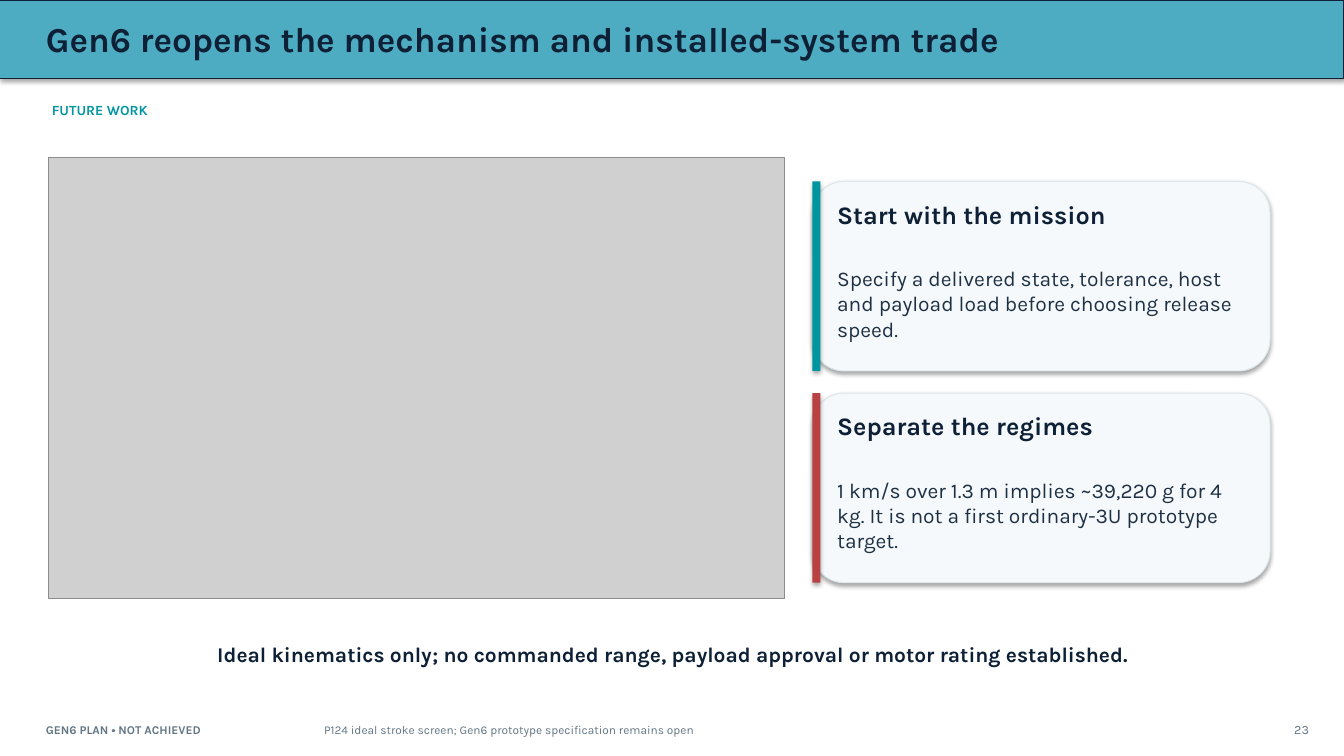
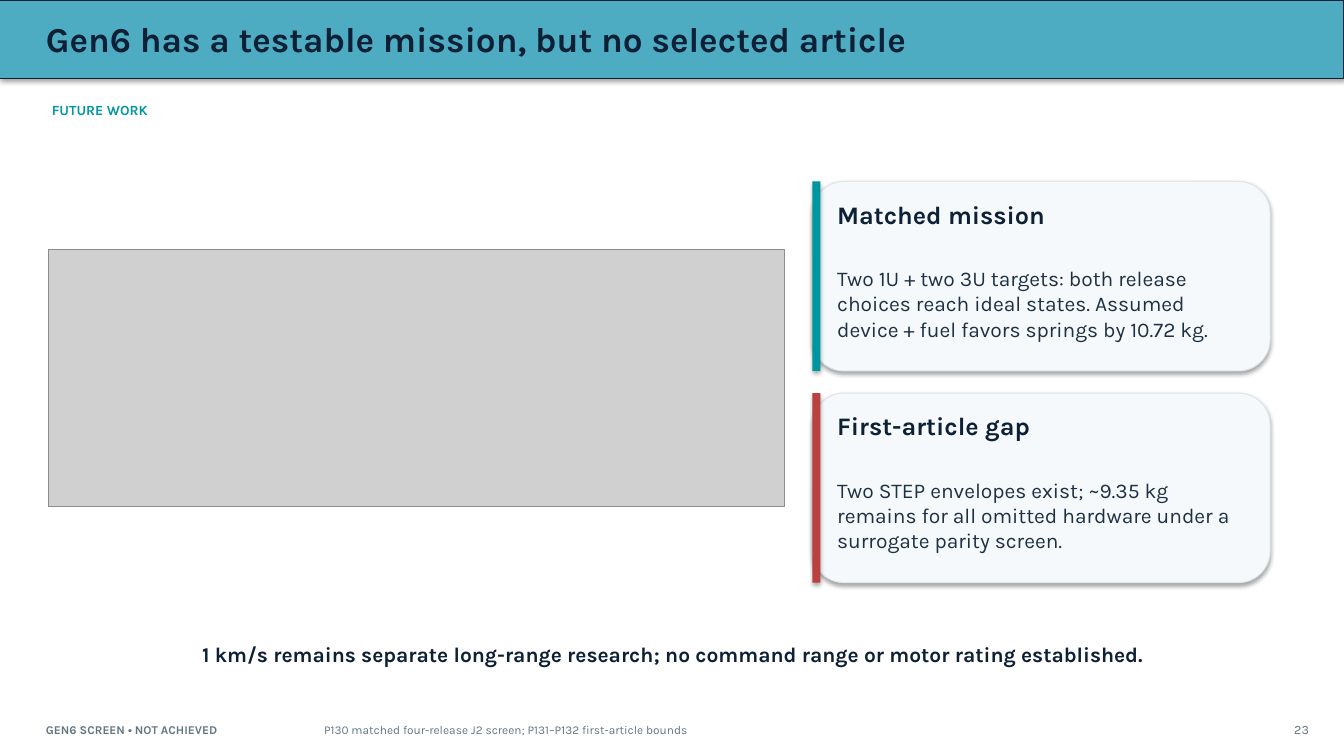
Before and after one commit to aaaaaaaaaaaavm/VOLLEY-thesis, a slide deck: slide 23 of university/final_review_2026_10_10/VOLLEY_Final_Review_2026-10-10.pptx. Drawn at 1344x756 pixels with LibreOffice and Linux fonts; fonts in the diff are those of the drawing; grey boxes stand for pictures. Boxes give left, top, right and bottom in pixels: in the first picture for what was removed or moved away, otherwise in the second. Text is boxed around its words. In the diff, an @@ line names an element or a change of style, - is before the commit and + after.

Commit message:
Release Go 3 academic review report and deck

```diff
--- a/university/final_review_2026_10_10/VOLLEY_Final_Review_2026-10-10.pptx
+++ b/university/final_review_2026_10_10/VOLLEY_Final_Review_2026-10-10.pptx
@@ text at box(46, 27, 906, 57): text changed @@
-Gen6 reopens the mechanism and installed-system trade
+Gen6 has a testable mission, but no selected article
@@ text at box(837, 206, 1045, 225): text changed @@
-Start with the mission
+Matched mission
@@ picture: place and size @@
-picture at box(48, 157, 784, 599)
+picture at box(48, 249, 784, 506)
@@ text at box(837, 271, 1207, 342): text changed @@
-Specify a delivered state, tolerance, host and payload load before choosing release speed.
+Two 1U + two 3U targets: both release choices reach ideal states. Assumed device + fuel favors springs by 10.72 kg.
@@ text at box(837, 417, 1030, 442): text changed @@
-Separate the regimes
+First-article gap
@@ text at box(837, 483, 1230, 553): text changed @@
-1 km/s over 1.3 m implies ~39,220 g for 4 kg. It is not a first ordinary-3U prototype target.
+Two STEP envelopes exist; ~9.35 kg remains for all omitted hardware under a surrogate parity screen.
@@ text at box(202, 646, 1143, 668): text changed @@
-Ideal kinematics only; no commanded range, payload approval or motor rating established.
+1 km/s remains separate long-range research; no command range or motor rating established.
@@ text at box(46, 726, 217, 734): text changed @@
-GEN6 PLAN • NOT ACHIEVED
+GEN6 SCREEN • NOT ACHIEVED
@@ text at box(324, 726, 687, 735): text changed @@
-P124 ideal stroke screen; Gen6 prototype specification remains open
+P130 matched four-release J2 screen; P131–P132 first-article bounds
```
Also in this commit, not shown: 1 other slide changed, 16 other files.
